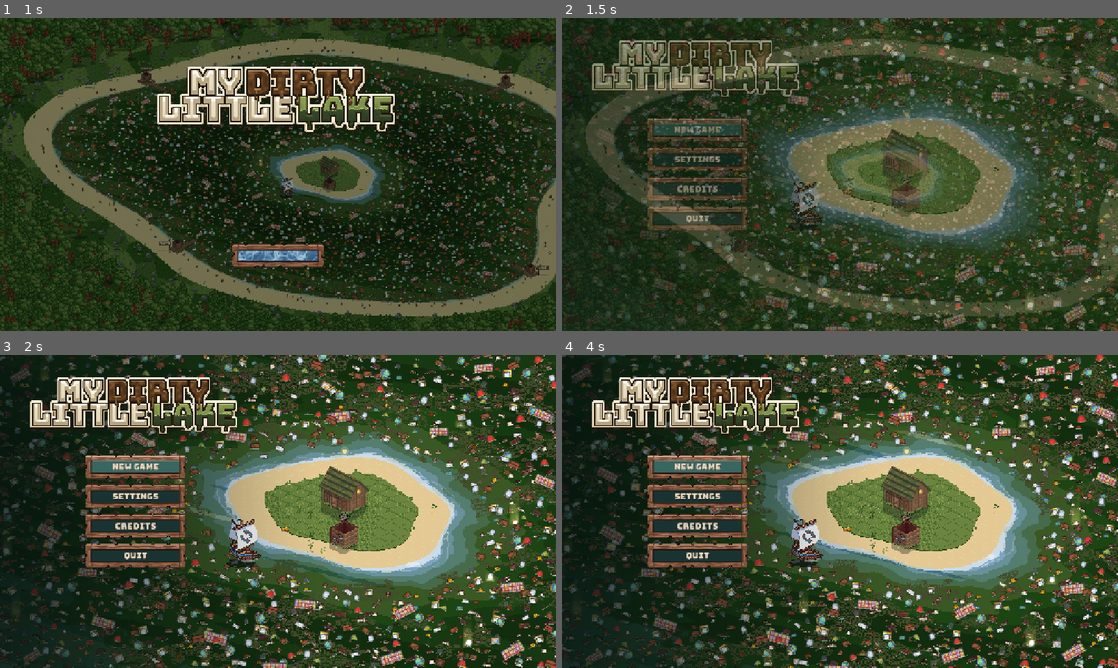
Above: before the commit, frames 1-4 (two rows, left to right).
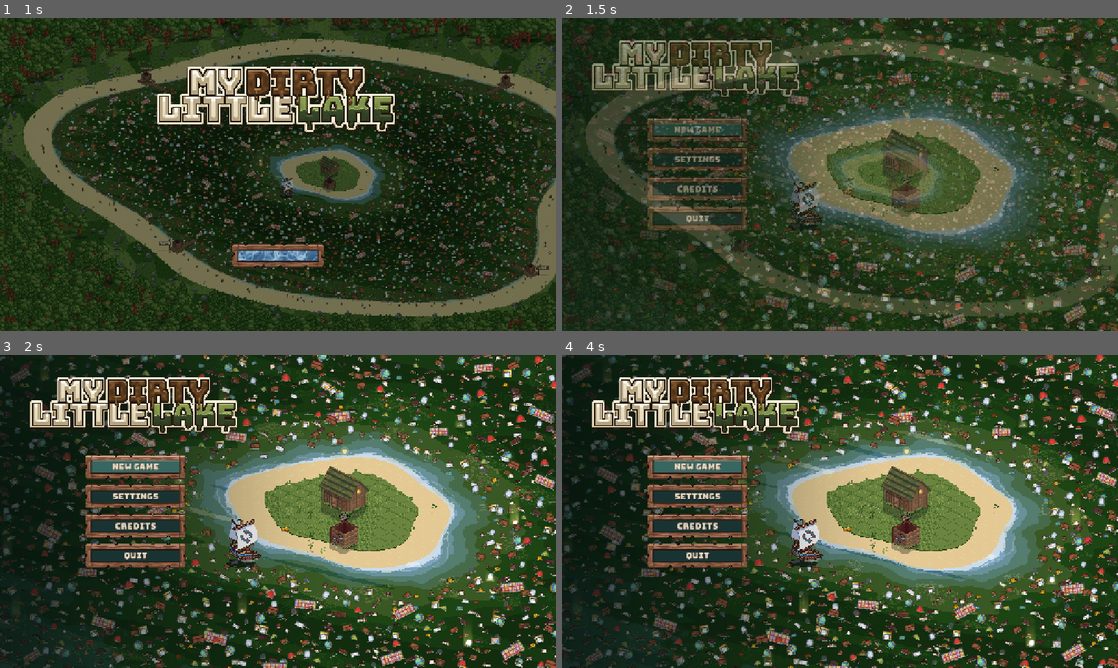
Above: after the commit, the same moments.

Repository: richardwolter/Games
Game: Godot game, scene res://scenes/boot.tscn
The game is run twice, just before and just after one commit, with the same random seed, the same clock (stepped at 60 frames per second) and the same inputs.
Inputs (mouse positions are in pixels of both pictures, inside the frame that each line leads up to):
- Up to frame 1 (1 s): tap Enter at 0.5 s; move the mouse to (400, 158) at 0.52 s; hold D (walk_right) from 0.53 s (still down); click (400, 158) at 0.6 s
- Up to frame 2 (1.5 s): release D (walk_right) at 1.25 s; drag from (695, 130) to (812, 237) at 1.27 s
- Up to frame 3 (2 s): no input
- Up to frame 4 (4 s): move the mouse to (695, 495) at 2.02 s; hold D (walk_right) 2.03-2.75 s; right-click (695, 495) at 2.1 s; click (695, 495) at 2.17 s; drag from (695, 527) to (673, 464) at 2.77 s; drag from (695, 555) to (867, 511) at 3.52 s

Frame 1 is identical in both runs. In frame 2, 0.8% of the frame differs, in the area x 52-100%, y 0-100%; in frame 3, 7.0%; in frame 4, 7.1%, in the area x 22-100%, y 0-100%.

Commit message:
Lake Cleanup: the scum film rides the bands and is a step of the water's own ramp
Co-Authored-By: Claude Fable 5.1 <noreply@anthropic.com>

Diff:
--- a/Lake Cleanup/shaders/water.gdshader
+++ b/Lake Cleanup/shaders/water.gdshader
@@ -113,12 +113,18 @@
 // `scum_clump` is how wide a clump is in world px on the flattened plane, `scum_dirty` and
 // `scum_foul` how much of the plane the clumps cover on each state (0 none, 1 all of it),
 // `scum_fill` how much of a clump is film rather than water showing through, `scum_drift`
-// how fast it travels, in art pixels a second. Drawn in `grime_color`, the bank's own scum.
+// how fast it creeps along the bands' axis, in art pixels a second, and `scum_sway` how far
+// a band passing under a clump swells its edge. Drawn one step up the water's own ramp.
+//
+// Turned well down on 2026-09-17 (Richard: "much less prominent, and sway with the lake (it
+// looks separate)"): it was the bank's `grime_color` over 42% / 30% of the plane on a
+// straight drift, which read as a layer sliding over the water.
 uniform float scum_clump = 90.0;
-uniform float scum_dirty : hint_range(0.0, 1.0) = 0.42;
-uniform float scum_foul : hint_range(0.0, 1.0) = 0.3;
-uniform float scum_fill : hint_range(0.0, 1.0) = 0.55;
-uniform float scum_drift = 1.5;
+uniform float scum_dirty : hint_range(0.0, 1.0) = 0.34;
+uniform float scum_foul : hint_range(0.0, 1.0) = 0.24;
+uniform float scum_fill : hint_range(0.0, 1.0) = 0.35;
+uniform float scum_drift = 0.5;
+uniform float scum_sway : hint_range(0.0, 0.3) = 0.06;
 
 // What keeps those cutoffs from drawing as rings. `murk_blotch` is how wide a patch of
 // murk is, in world pixels with the isometric squash taken out. `murk_wobble` is how far, in
@@ -645,17 +651,28 @@
 	float murk_state = state * 0.5;
 
 	// The scum film, on foul and dirty water only. Clumps from a blob noise, broken into
-	// whole art pixels by a cell hash, the whole plane carried along in art-pixel steps so
-	// the film travels without its cells sliding under the grid.
+	// whole art pixels by a cell hash.
+	//
+	// It rides the lake rather than sliding over it: the plane it is sampled on is pushed
+	// along the bands' own axis by the bands' own `warp`, in art-pixel steps, so a clump
+	// bends where the streaks bend, and the clumps' edges swell and draw back with the band
+	// passing under them (`scum_sway`). A straight constant drift was the first pass and
+	// read as a layer laid over the water. And it is one step up the water's own ramp, not
+	// a colour of its own — the ramp's light end is what the film is, see the ramps above.
 	float scum_cover = state > 3.5 ? scum_dirty : (state > 2.5 ? scum_foul : 0.0);
 	if (scum_cover > 0.0) {
+		vec2 flat_px = vec2(px.x, px.y * 2.0);
+		// `across` on the flattened plane is y - x / 2; this is the unit vector along it.
+		vec2 band_axis = vec2(-0.4472, 0.8944);
 		float carried = floor(clock * scum_drift) * foam_pixel;
-		vec2 scum_px = vec2(px.x + carried, px.y * 2.0 + carried);
+		float pushed = floor(warp / foam_pixel + 0.5) * foam_pixel;
+		vec2 scum_px = flat_px + band_axis * (pushed + carried);
 		float clump = blob_noise(scum_px / max(scum_clump, 1.0) + vec2(13.7, 4.2)) * 0.65
 			+ blob_noise(scum_px / max(scum_clump * 0.37, 1.0) - vec2(2.9, 8.8)) * 0.35;
+		clump += bands * scum_sway;
 		float speck = foam_hash(floor(scum_px / (foam_pixel * 2.0)));
 		float scum = step(1.0 - scum_cover, clump) * step(1.0 - scum_fill, speck);
-		col = mix(col, grime_color.rgb, scum);
+		col = mix(col, ramp(min(step_at + 1.0, 4.0), state), scum);
 	}
 
 	// The foam line along both shores.
Not shown, changed: Lake Cleanup/CLAUDE.md
